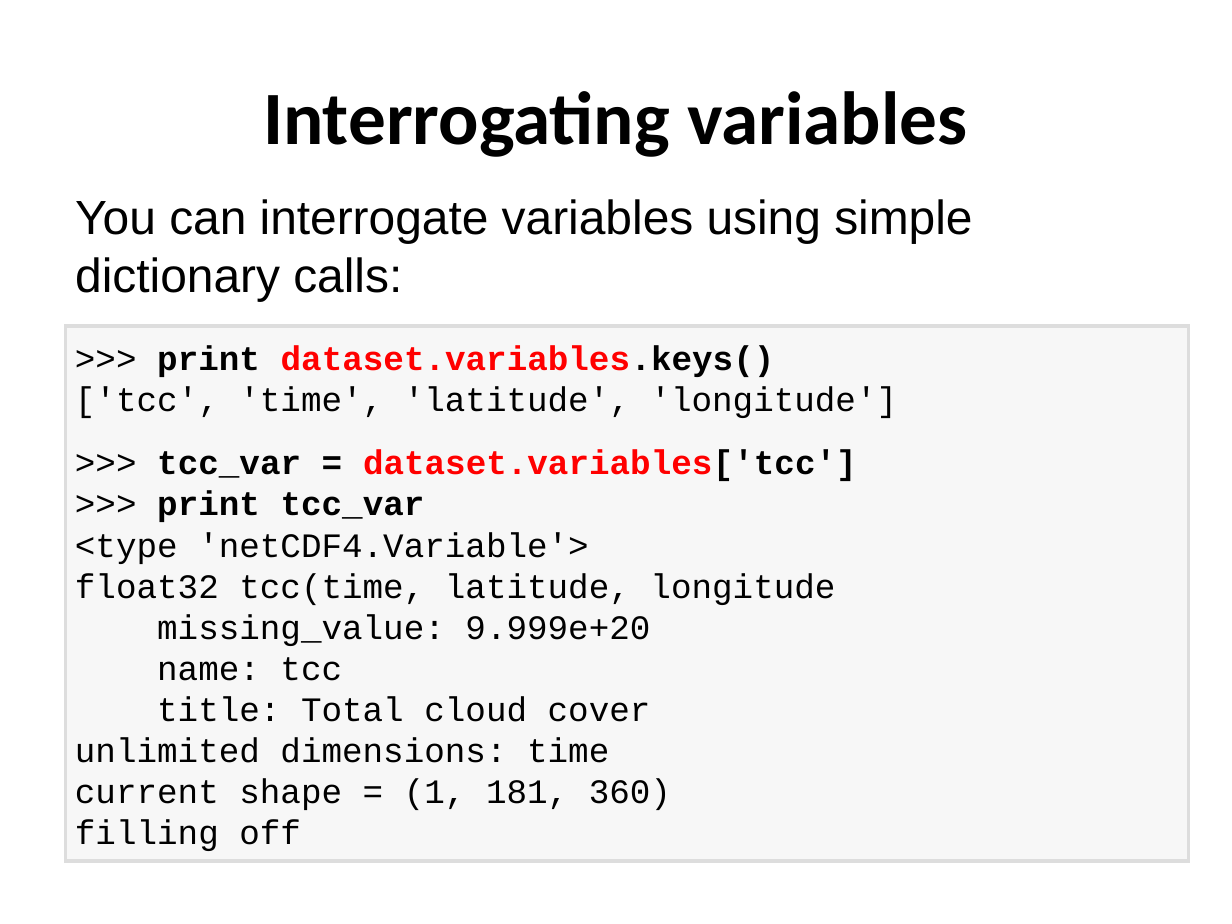
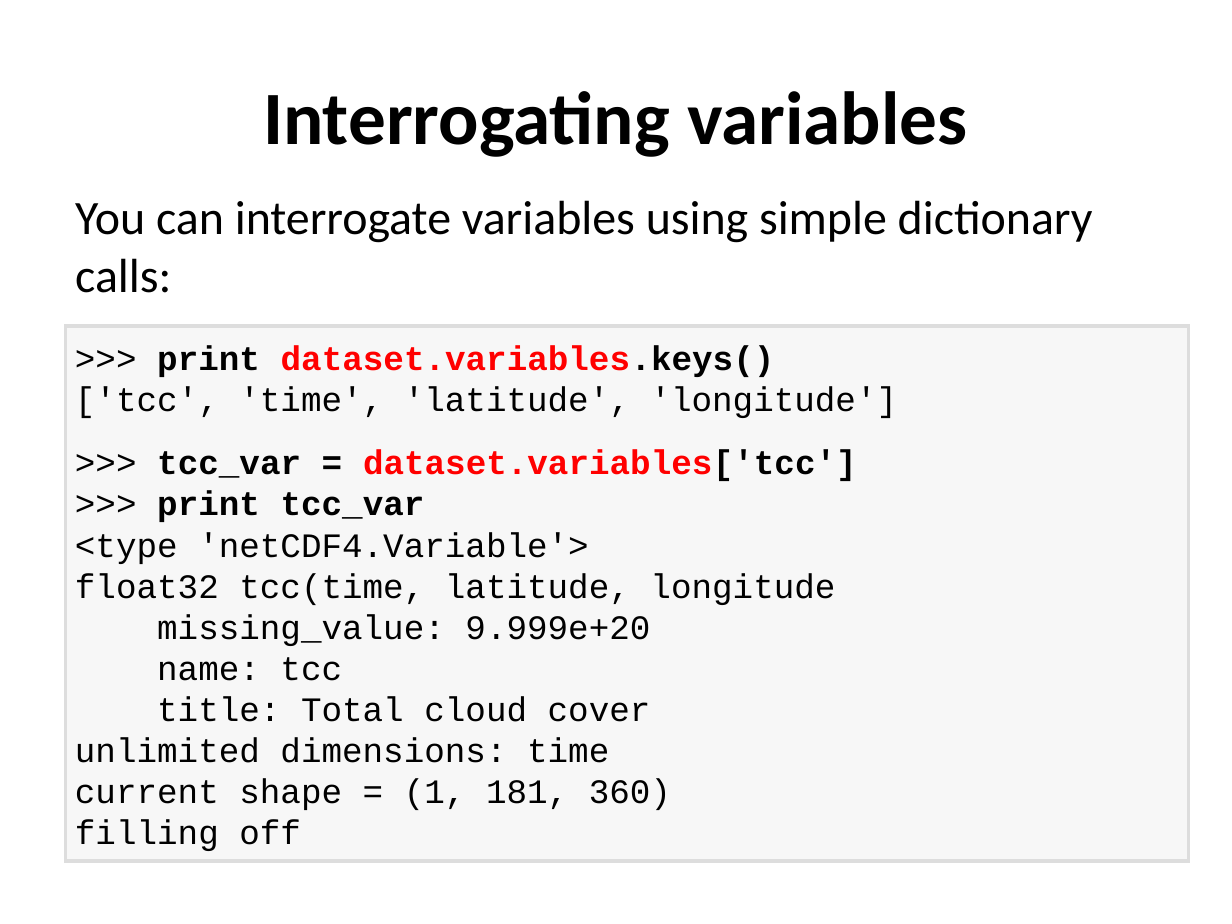
Before and after one commit to ncasuk/ncas-isc, a slide deck: slide 6 of python/presentations/read_write_data/10_read_netcdf_python.ppt. Drawn at 1232x924 pixels with LibreOffice and Linux fonts; fonts in the diff are those of the drawing; background and template pictures are left out. Boxes give left, top, right and bottom in pixels: in the first picture for what was removed or moved away, otherwise in the second. Text is boxed around its words. In the diff, an @@ line names an element or a change of style, - is before the commit and + after.

Commit message:
Updated first 4 learning Python and set style for presentations

```diff
--- a/python/presentations/read_write_data/10_read_netcdf_python.ppt
+++ b/python/presentations/read_write_data/10_read_netcdf_python.ppt
@@ text "You can interrogate variables using ..." at (75,200,1093,293): font Arial to Calibri @@
```
Also in this commit, not shown: 8 other slides changed, 8 other files.
